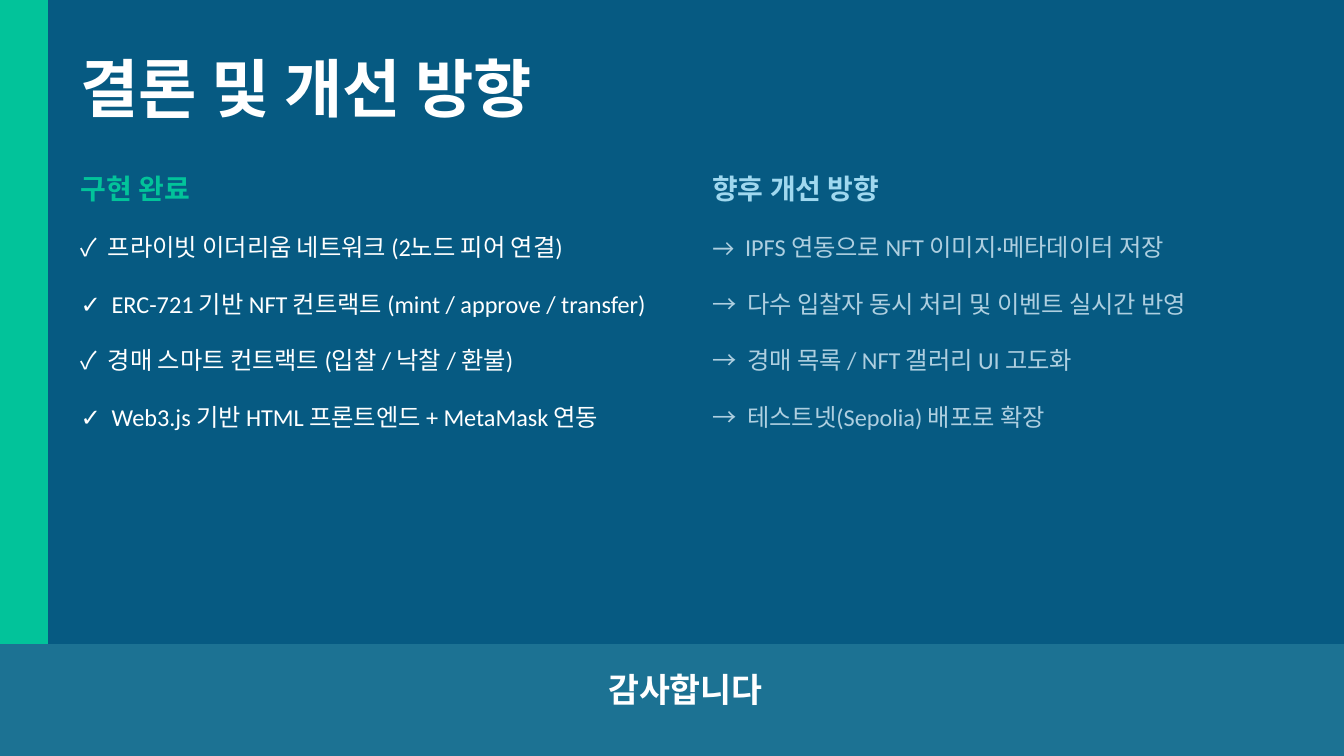
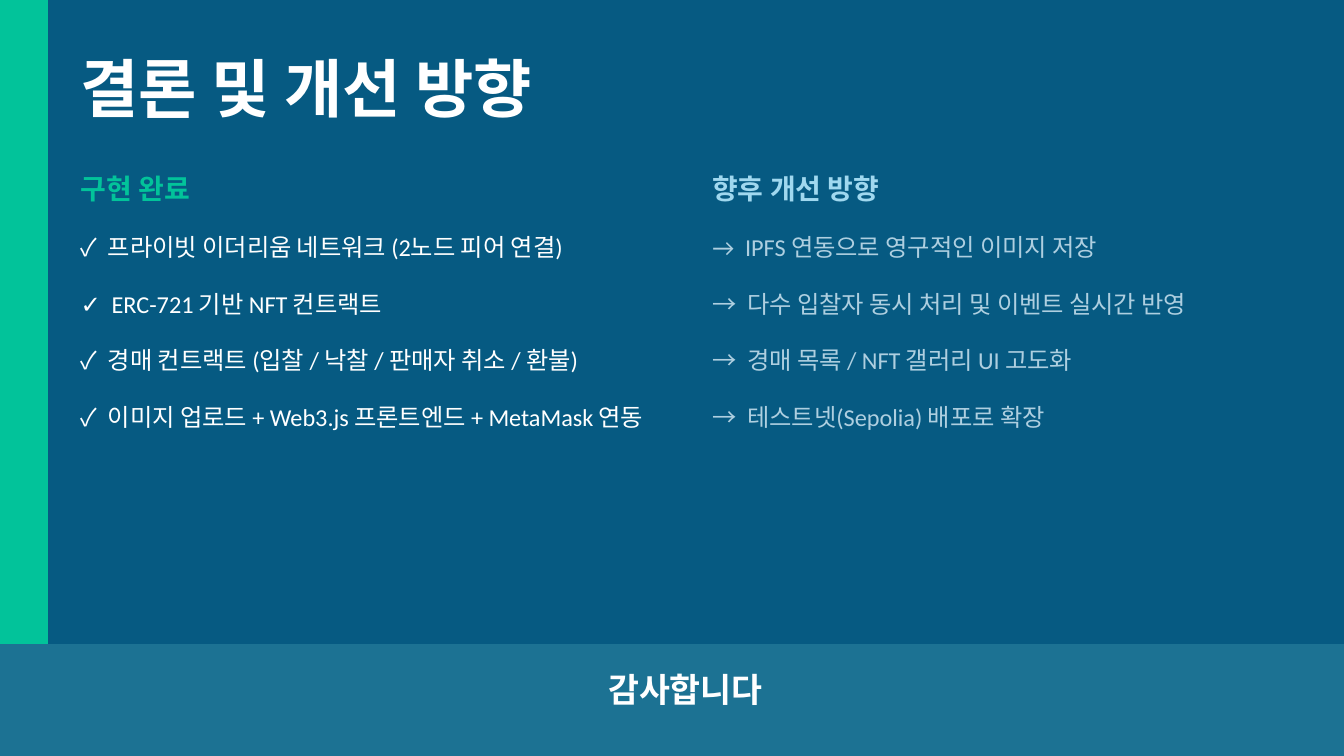
Before and after one commit to bbasung1/blockchain_Final_homework_auction, a slide deck: slide 10 of NFT경매시스템_발표.pptx. Drawn at 1344x756 pixels with LibreOffice and Linux fonts; fonts in the diff are those of the drawing. Boxes give left, top, right and bottom in pixels: in the first picture for what was removed or moved away, otherwise in the second. Text is boxed around its words. In the diff, an @@ line names an element or a change of style, - is before the commit and + after.

Commit message:
[FEAT]index.html 경매 중단 기능 추가

```diff
--- a/NFT경매시스템_발표.pptx
+++ b/NFT경매시스템_발표.pptx
@@ text at [745,236,1097,258]: text changed @@
-→ IPFS 연동으로 NFT 이미지·메타데이터 저장
+→ IPFS 연동으로 영구적인 이미지 저장
@@ text at [112,293,382,315]: text changed @@
-✓ ERC-721 기반 NFT 컨트랙트 (mint / approve / transfer)
+✓ ERC-721 기반 NFT 컨트랙트
@@ text at [108,349,578,372]: text changed @@
-✓ 경매 스마트 컨트랙트 (입찰 / 낙찰 / 환불)
+✓ 경매 컨트랙트 (입찰 / 낙찰 / 판매자 취소 / 환불)
@@ text at [108,406,644,430]: text changed @@
-✓ Web3.js 기반 HTML 프론트엔드 + MetaMask 연동
+✓ 이미지 업로드 + Web3.js 프론트엔드 + MetaMask 연동
```
Also in this commit, not shown: 9 other slides changed, 23 other files.
